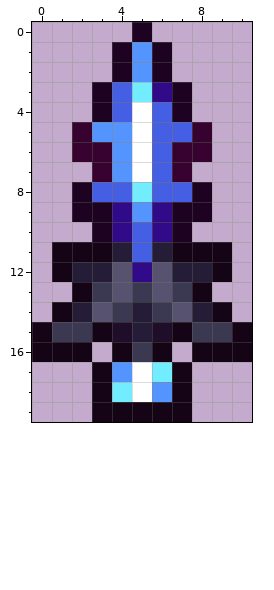
Two states of a pixel-art sprite, Items/Weapons/Thrown/PrismPiercer.png. This is how it looked before the edit.
The file is 22x40 pixels, drawn in blocks of 2x2; one block is one cell here. Colours within 5 levels of each other are drawn and written as one.
New version:
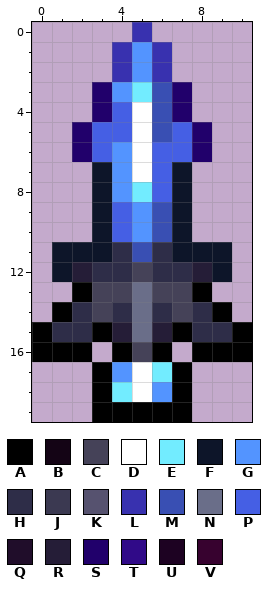
Palette (. is transparent): A #000000  B #140415  C #454258  D #ffffff  E #72ecff  F #0d1529  G #5394ff  H #2e2d48  J #3b3951  K #56526f  L #3831af  M #394fb3  N #6a6e89  P #455fe4  Q #200d2a  R #251d37  S #21006b  T #300a88  U #1d0222  V #37022f
Changes in this commit:
@@ x 0..10 @@
- 0 .....U.....
- 1 ....UGU....
- 2 ....UGU....
- 3 ...UPETU...
- 4 ...UPDPU...
- 5 ..VGGDPPV..
- 6 ..VVGDPVV..
- 7 ...VGDPV...
- 8 ..UPPEPPU..
- 9 ..UUTGTUU..
-10 ...UTPTU...
-11 .BBBRPRBBB.
-12 .BRRKTKRRB.
-13 ..BJKJKJB..
-14 .BRKJRJKRB.
-15 BJJBQRQBJJB
-16 BBB.BJB.BBB
-17 ...BGDEB...
-18 ...BEDGB...
-19 ...BBBBB...
+ 0 .....L.....
+ 1 ....LGL....
+ 2 ....LGL....
+ 3 ...SGEMS...
+ 4 ...SPDMS...
+ 5 ..SPPDMPS..
+ 6 ..SPGDPPS..
+ 7 ...FGDPF...
+ 8 ...FGEPF...
+ 9 ...FPGMF...
+10 ...FPGMF...
+11 .FFFHMHFFF.
+12 .FRHHCHHRF.
+13 ..ACCNCCA..
+14 .AHCHNHCHA.
+15 AHHARNRAHHA
+16 AAA.ACA.AAA
+17 ...AGDEA...
+18 ...AEDGA...
+19 ...AAAAA...
Where, in picture pixels (left, top, right, bottom), the same in both pictures:
changed: (32, 22, 252, 422)
